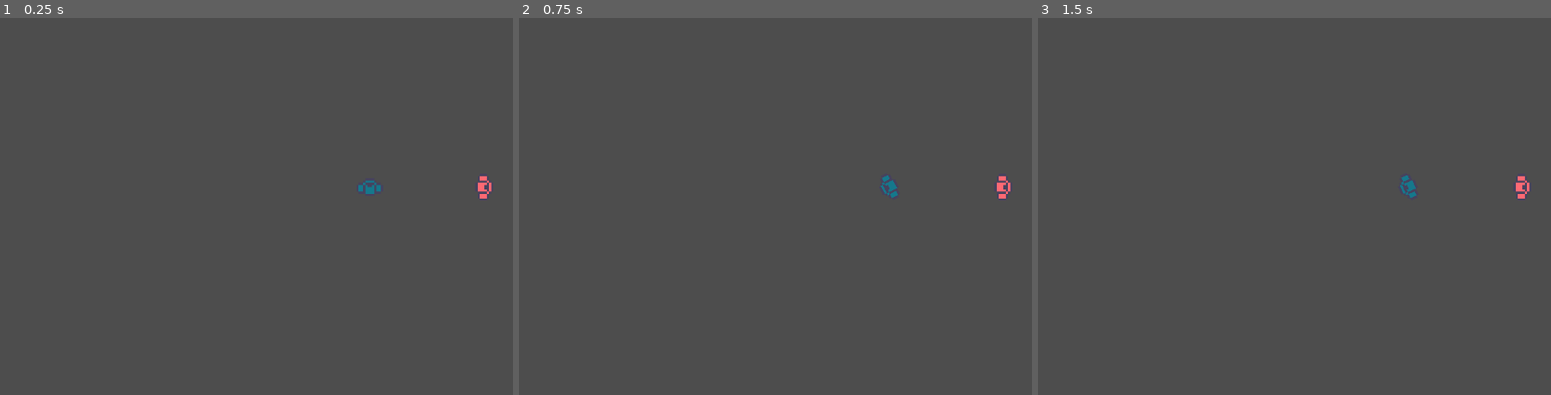
Above: before the commit, frames 1-3 (left to right).
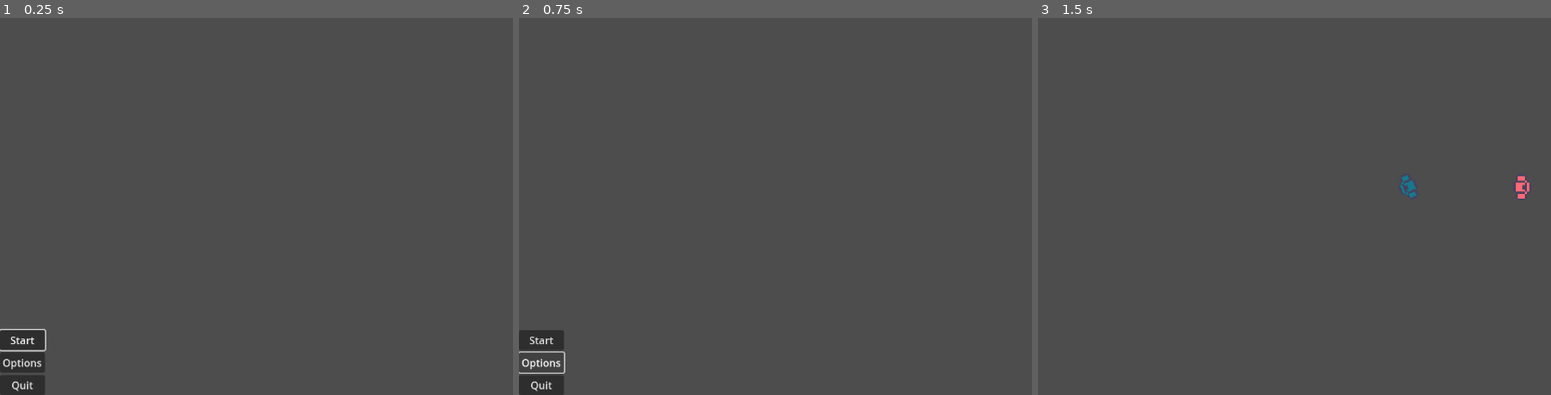
Above: after the commit, the same moments.

Repository: KmanKid/UntitledTopDownShooter
Game: Godot game, scene res://menu/Menu.tscn
Same seed, same stepped clock (60 frames per second), same inputs: the game is played once before the commit and once after it. Before the commit the project starts from res://Main.tscn.
Inputs (mouse positions are in pixels of both pictures, inside the frame that each line leads up to):
- Up to frame 1 (0.25 s): no input
- Up to frame 2 (0.75 s): click (539, 361) at 0.5 s, where only the run after the commit has a clickable "Options"
- Up to frame 3 (1.5 s): click (1058, 338) at 1.25 s, where only the run after the commit has a clickable "Start"

The runs differ from the first frame. In frame 1, 1.6% of the frame differs, in the area x 0-96%, y 41-100%; in frame 2, 1.2%; in frame 3, nothing differs.

Commit message:
Menu
added main menu

Diff:
--- /dev/null
+++ b/menu/Menu.tscn
@@ -0,0 +1,41 @@
+[gd_scene load_steps=2 format=3 uid="uid://dj1vtvd8s43cv"]
+
+[ext_resource type="Script" path="res://menu/menu.gd" id="1_brq87"]
+
+[node name="Menu" type="Control"]
+layout_mode = 3
+anchors_preset = 15
+anchor_right = 1.0
+anchor_bottom = 1.0
+grow_horizontal = 2
+grow_vertical = 2
+script = ExtResource("1_brq87")
+
+[node name="VBoxContainer" type="VBoxContainer" parent="."]
+layout_mode = 1
+anchors_preset = 2
+anchor_top = 1.0
+anchor_bottom = 1.0
+offset_top = -101.0
+offset_right = 70.0
+grow_vertical = 0
+
+[node name="StartButton" type="Button" parent="VBoxContainer"]
+layout_mode = 2
+focus_neighbor_top = NodePath("../QuitButton")
+text = "Start"
+
+[node name="OptionsButton" type="Button" parent="VBoxContainer"]
+layout_mode = 2
+size_flags_horizontal = 0
+size_flags_vertical = 8
+text = "Options"
+
+[node name="QuitButton" type="Button" parent="VBoxContainer"]
+layout_mode = 2
+focus_neighbor_bottom = NodePath("../StartButton")
+text = "Quit"
+
+[connection signal="pressed" from="VBoxContainer/StartButton" to="." method="_on_start_button_pressed"]
+[connection signal="pressed" from="VBoxContainer/OptionsButton" to="." method="_on_options_button_pressed"]
+[connection signal="pressed" from="VBoxContainer/QuitButton" to="." method="_on_quit_button_pressed"]
--- /dev/null
+++ b/menu/menu.gd
@@ -0,0 +1,19 @@
+extends Control
+
+
+# Called when the node enters the scene tree for the first time.
+func _ready():
+	$VBoxContainer/StartButton.grab_focus()
+
+
+# Called every frame. 'delta' is the elapsed time since the previous frame.
+func _process(delta):
+	pass
+
+
+func _on_start_button_pressed():
+	get_tree().change_scene_to_file("Main.tscn")
+
+
+func _on_quit_button_pressed():
+	get_tree().quit()
--- a/project.godot
+++ b/project.godot
@@ -11,7 +11,7 @@
 [application]
 
 config/name="UntitledTopDownShooter"
-run/main_scene="res://Main.tscn"
+run/main_scene="res://menu/Menu.tscn"
 config/features=PackedStringArray("4.0", "Forward Plus")
 config/icon="res://icon.svg"
 
